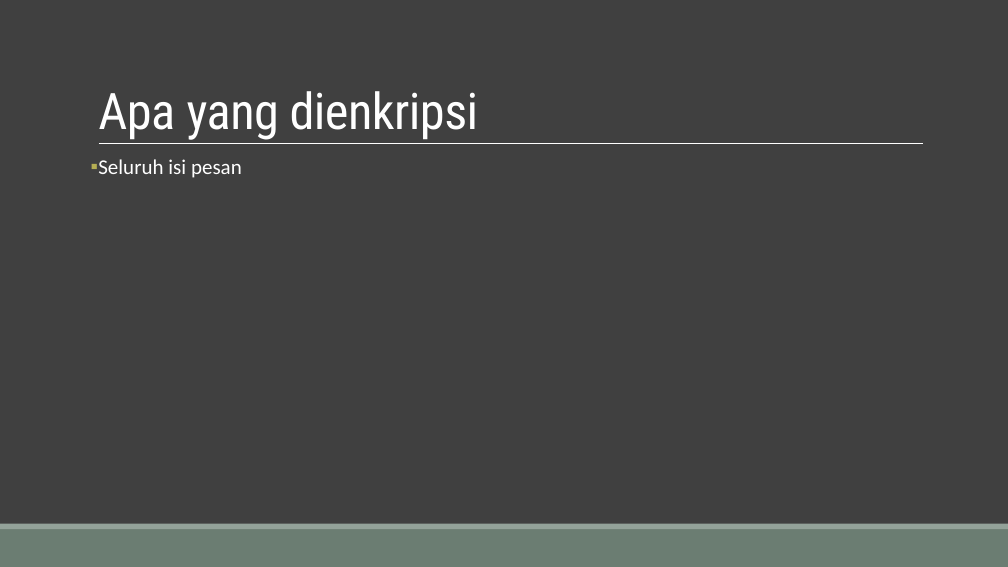
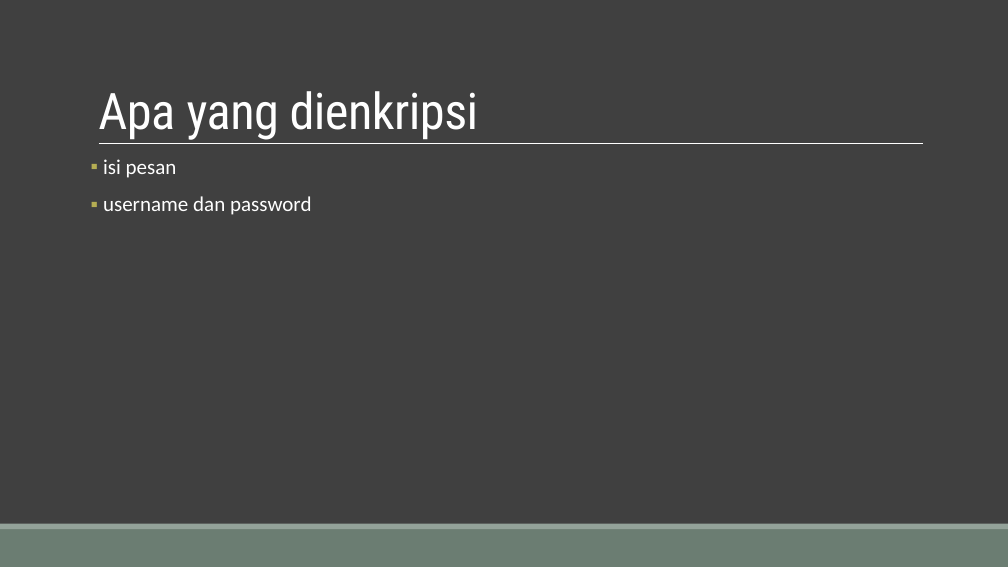
Before and after one commit to Tugas-KIJ/KIJ, a slide deck: slide 6 of docs/algoritma.pptx. Drawn at 1008x567 pixels with LibreOffice and Linux fonts; fonts in the diff are those of the drawing. Boxes give left, top, right and bottom in pixels: in the first picture for what was removed or moved away, otherwise in the second. Text is boxed around its words. In the diff, an @@ line names an element or a change of style, - is before the commit and + after.

```diff
--- a/docs/algoritma.pptx
+++ b/docs/algoritma.pptx
@@ text at [103, 159, 312, 215]: text changed @@
-▪ Seluruh isi pesan
+▪ isi pesan
+▪ username dan password
```
Also in this commit, not shown: 2 other slides changed, 1 slide added, 1 slide removed, 1 other file.
